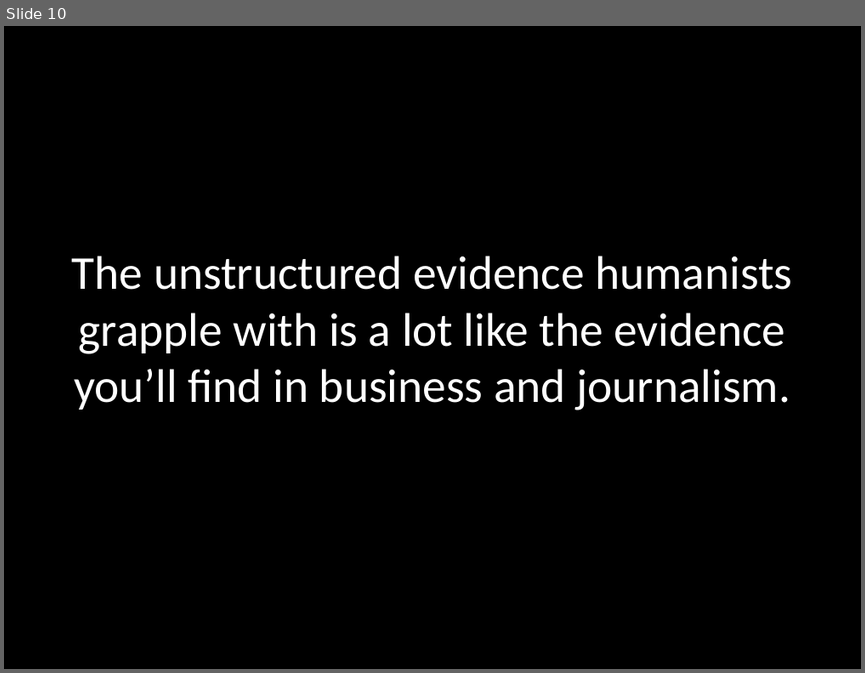
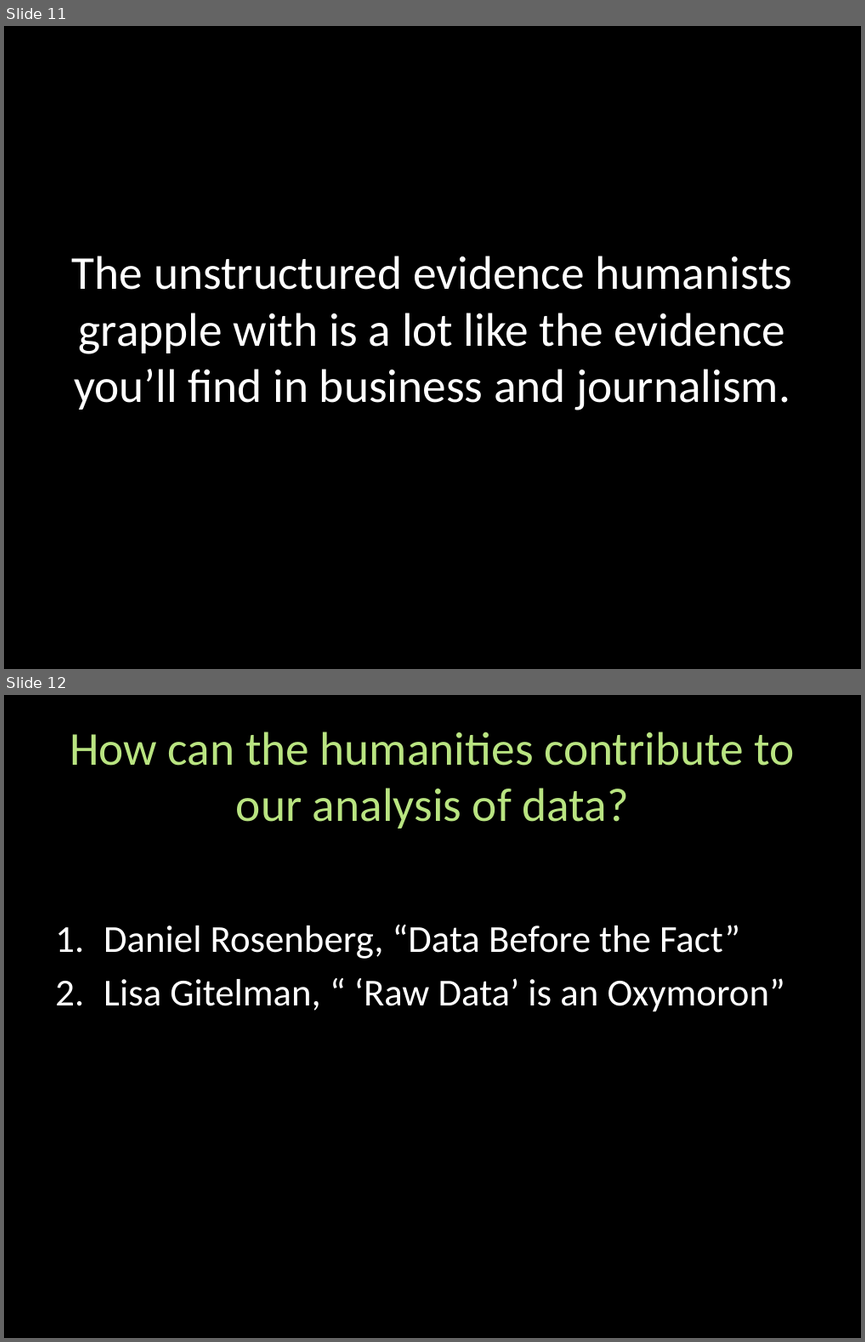
Before and after one commit to tedunderwood/LIS590DSH, a slide deck: 01-IntroToPython/weekoneslides.pptx. Shown one above the other, each under a label of ours: slide 10 before the commit, slides 11 and 12 after it. The pictures are 865x673 and 865x1342 pixels, drawn with LibreOffice and Linux fonts; fonts in the diff are those of the drawing. Boxes give left, top, right and bottom in pixels: in the first picture for what was removed or moved away, otherwise in the second. Text is boxed around its words. In the diff, an @@ line names an element or a change of style, - is before the commit and + after.

Commit message:
updating slides

```diff
--- a/01-IntroToPython/weekoneslides.pptx
+++ b/01-IntroToPython/weekoneslides.pptx
@@ slide 12 added at box(4, 695, 861, 1338), background #000000 @@
@@ title added at box(69, 732, 794, 828), 39.6 pt, text #B9E481 @@
+How can the humanities contribute to our analysis of data?
@@ text added at box(103, 925, 785, 1012), 32 pt, text #FFFFFF @@
+1. Daniel Rosenberg, “Data Before the Fact”
+2. Lisa Gitelman, “ ‘Raw Data’ is an Oxymoron”
@@ what was slide 10 is now slide 11 @@
```
Also in this commit, not shown: 1 other slide added.
